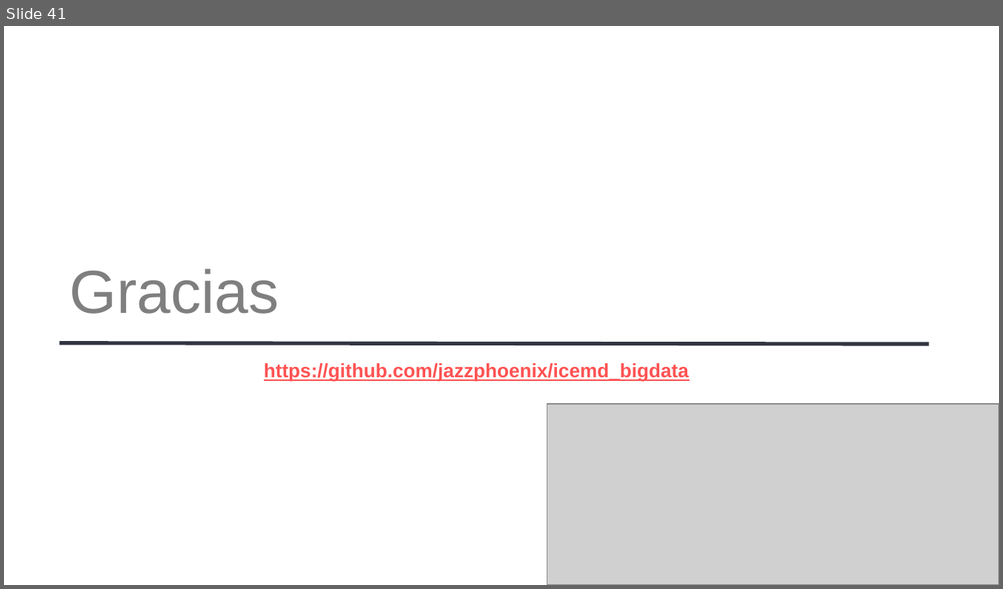
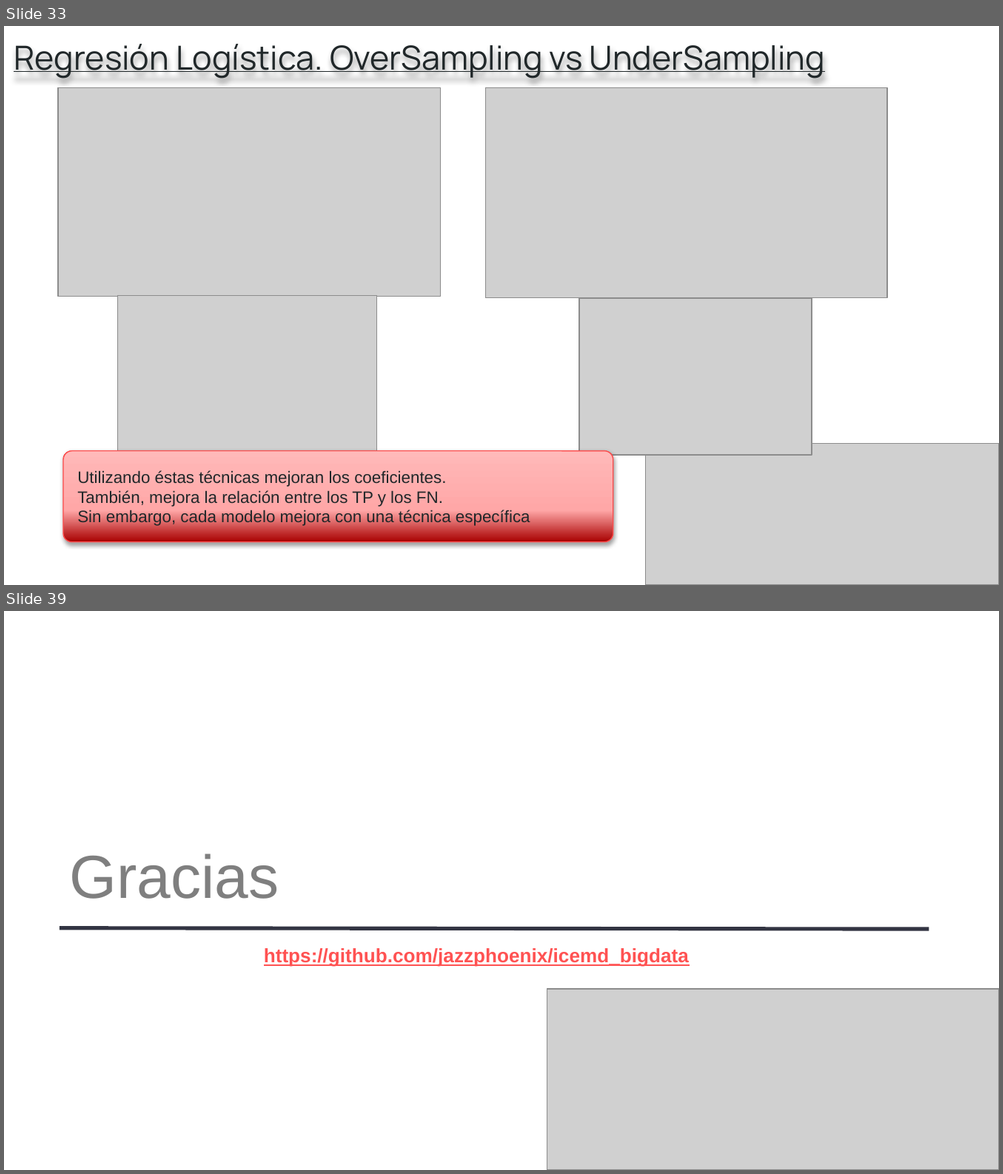
Before and after one commit to jazzphoenix/icemd_bigdata, a slide deck: presentation/Modulo 5_99905.pptx. Shown one above the other, each under a label of ours: slide 41 before the commit, slides 33 and 39 after it; the slides between them are not shown. The pictures are 1003x589 and 1003x1174 pixels, drawn with LibreOffice and Linux fonts; fonts in the diff are those of the drawing; grey boxes stand for pictures. Boxes give left, top, right and bottom in pixels: in the first picture for what was removed or moved away, otherwise in the second. Text is boxed around its words. In the diff, an @@ line names an element or a change of style, - is before the commit and + after.

```diff
--- a/presentation/Modulo 5_99905.pptx
+++ b/presentation/Modulo 5_99905.pptx
@@ slide 33 added at [4,26,999,585], background #FFFFFF @@
@@ text added at [14,44,825,78], 24 pt, text #202729, underline @@
+Regresión Logística. OverSampling vs UnderSampling
@@ picture added at [58,87,440,297] @@
@@ picture added at [485,87,887,298] @@
@@ picture added at [117,295,377,451] @@
@@ picture added at [579,298,811,456] @@
@@ picture added at [646,443,999,585] @@
@@ rounded rectangle added at [64,452,614,543], fill gradient #A80000 to #FFA7A7 to #FFB9B9, outline #FD4B4B 0.75 pt, 12 pt, text #202729 @@
+Utilizando éstas técnicas mejoran los coeficientes.
+También, mejora la relación entre los TP y los FN.
+Sin embargo, cada modelo mejora con una técnica específica
@@ what was slide 41 is now slide 39 @@
```
Also in this commit, not shown: 27 slides changed, 8 other slides added, 11 slides removed, 5 other files.
